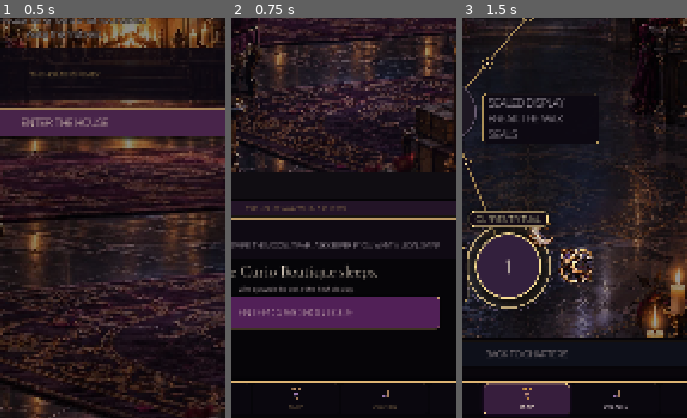
Above: before the commit, frames 1-3 (left to right).
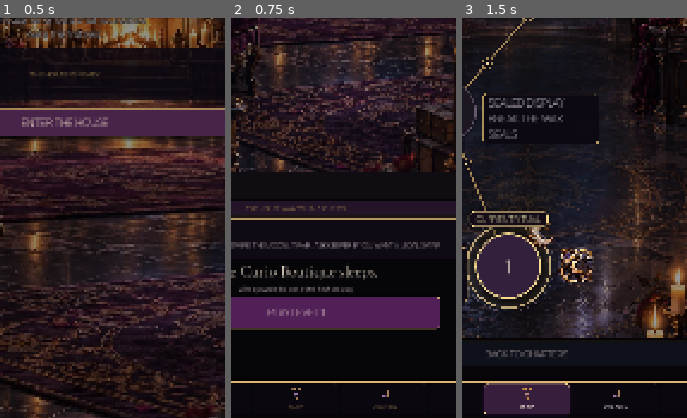
Above: after the commit, the same moments.

Repository: Jay-prodesign/akilta-match3
Game: Godot game, scene res://src/app/app_bootstrap.tscn
Same seed, same stepped clock (60 frames per second), same inputs: the game is played once before the commit and once after it.
Inputs:
- Up to frame 1 (0.5 s): no input
- Up to frame 2 (0.75 s): click "ENTER THE HOUSE" at 0.5 s
- Up to frame 3 (1.5 s): click "ENTER CURIO BOUTIQUE" (after the commit: "PLAY LEVEL 1") at 1.25 s
The pictures show only the part of the screen within x 36-86%, y 50-100%; the shares and areas given below are measured in that part.

Frame 1 is identical in both runs. In frame 2, 0.4% of the frame differs, in the area x 3-54%, y 72-75%; in frame 3, nothing differs.

Commit message:
Expose direct level CTA in House hub

Diff:
--- a/src/ui/home/house_home.gd
+++ b/src/ui/home/house_home.gd
@@ -134,15 +134,24 @@
 	var level1_completed: bool = progress != null and progress.completed_levels.has("ch01_level_001")
 	play_button.disabled = available_level_count < 1
 	if has_started and next_level > 1 and next_level <= available_level_count:
-		play_button.text = "CONTINUE CURIO BOUTIQUE"
+		play_button.text = "PLAY LEVEL %d" % next_level
 	elif opening_complete:
-		play_button.text = "REVISIT CURIO BOUTIQUE"
+		play_button.text = "EXPLORE CURIO BOUTIQUE"
 	elif level1_completed and next_level > available_level_count:
-		play_button.text = "REVISIT CURIO BOUTIQUE"
+		play_button.text = "EXPLORE CURIO BOUTIQUE"
 	elif next_level > available_level_count:
-		play_button.text = "MORE CURIOS STIR SOON"
+		play_button.text = "EXPLORE CURIO BOUTIQUE"
 	else:
-		play_button.text = "ENTER CURIO BOUTIQUE"
+		play_button.text = "PLAY LEVEL 1"
+
+func north_star_home_contract() -> Dictionary:
+	return {
+		"primary_cta_height": play_button.custom_minimum_size.y if play_button != null else 0.0,
+		"primary_cta_width": play_button.custom_minimum_size.x if play_button != null else 0.0,
+		"primary_cta_centered": play_button != null and (play_button.size_flags_horizontal & Control.SIZE_SHRINK_CENTER) != 0,
+		"bottom_nav_reserved": ($Layout.offset_bottom <= -90.0),
+		"direct_level_cta": play_button != null and (play_button.text.begins_with("PLAY LEVEL") or play_button.text.begins_with("EXPLORE")),
+	}
 
 func _on_play_pressed() -> void:
 	if available_level_count < 1:
